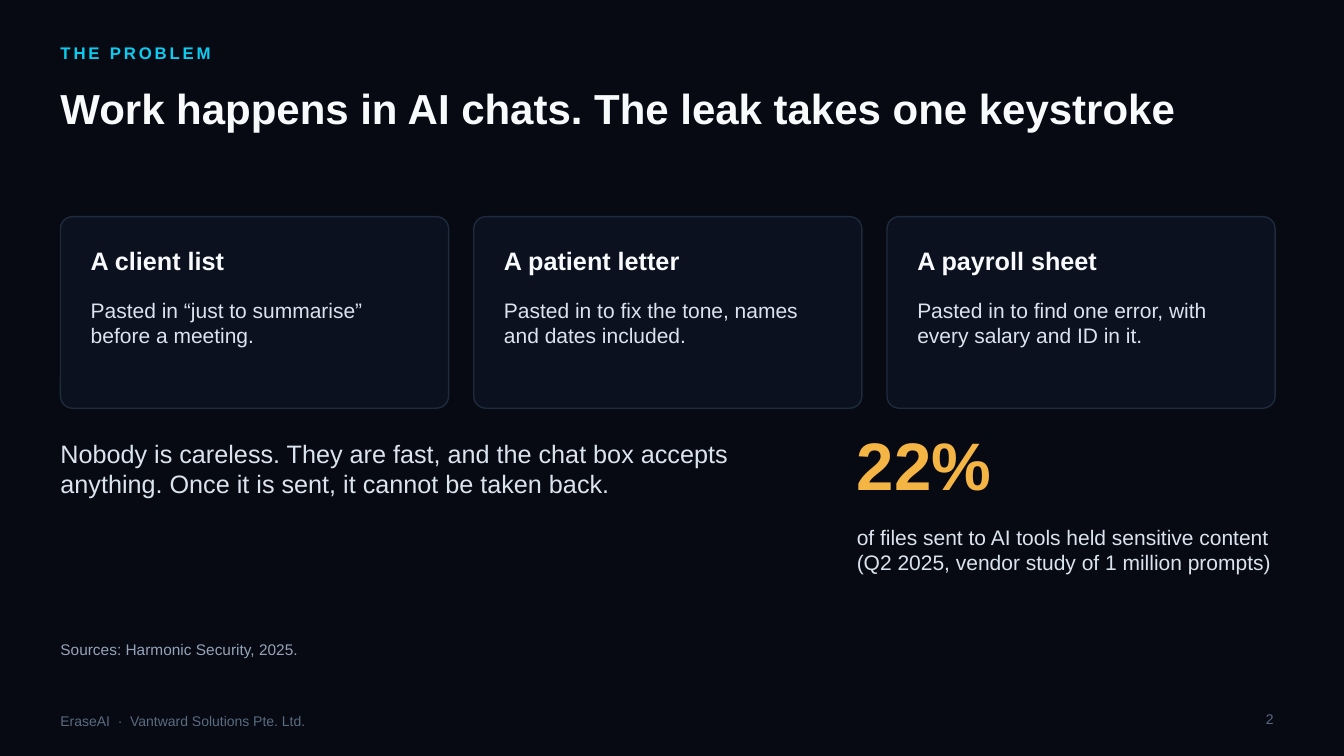
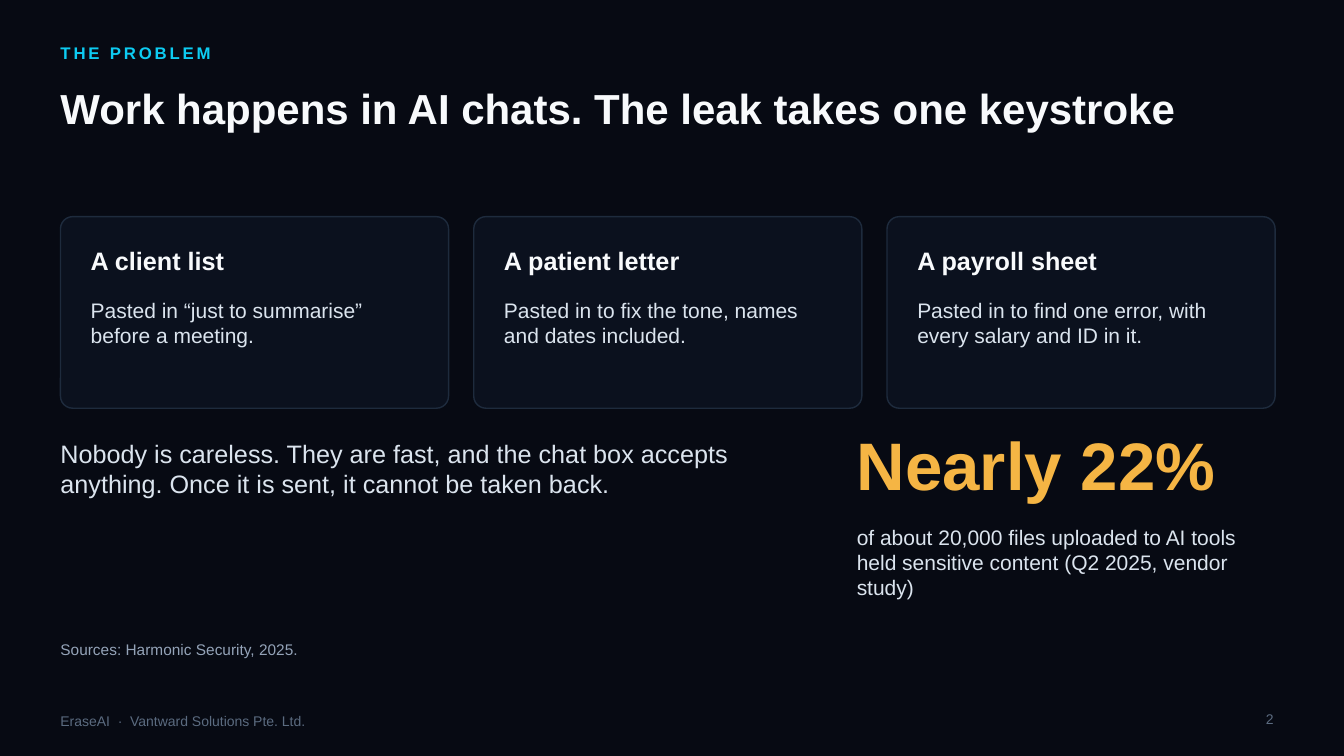
Before and after one commit to shockernburner/Erase-AI, a slide deck: slide 2 of docs/pitch/EraseAI_Investor_Deck_2026.pptx. Drawn at 1344x756 pixels with LibreOffice and Linux fonts; fonts in the diff are those of the drawing; background and template pictures are left out. Boxes give left, top, right and bottom in pixels: in the first picture for what was removed or moved away, otherwise in the second. Text is boxed around its words. In the diff, an @@ line names an element or a change of style, - is before the commit and + after.

```diff
--- a/docs/pitch/EraseAI_Investor_Deck_2026.pptx
+++ b/docs/pitch/EraseAI_Investor_Deck_2026.pptx
@@ text at box(857, 441, 1215, 503): text changed @@
-22%
+Nearly 22%
@@ text at box(857, 529, 1235, 600): text changed @@
-of files sent to AI tools held sensitive content (Q2 2025, vendor study of 1 million prompts)
+of about 20,000 files uploaded to AI tools held sensitive content (Q2 2025, vendor study)
```
Also in this commit, not shown: 8 other slides changed, 9 other files.
